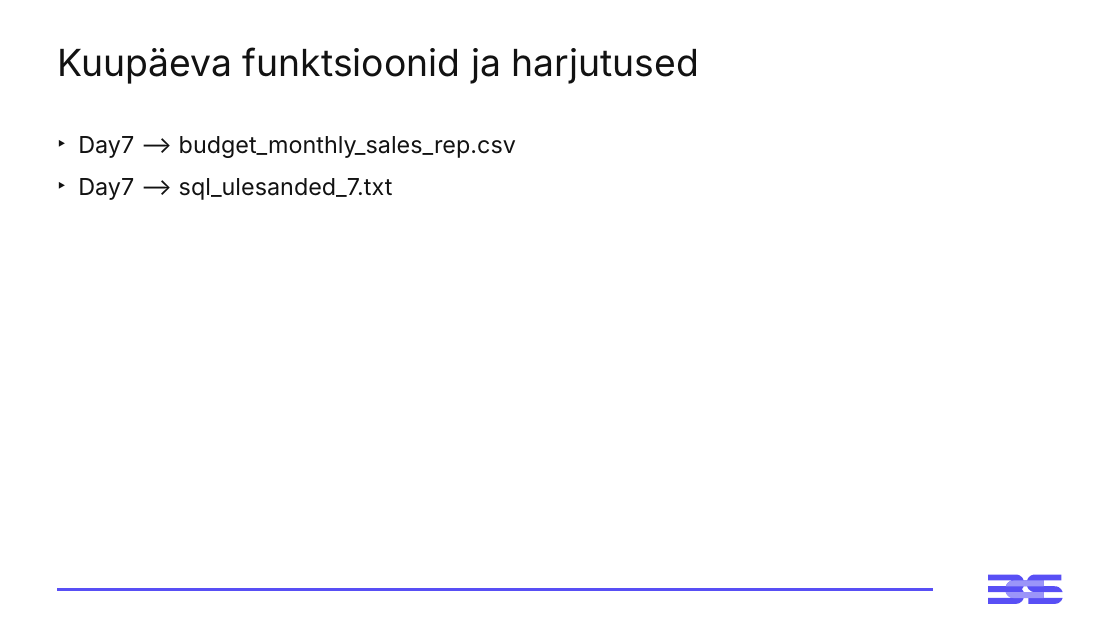
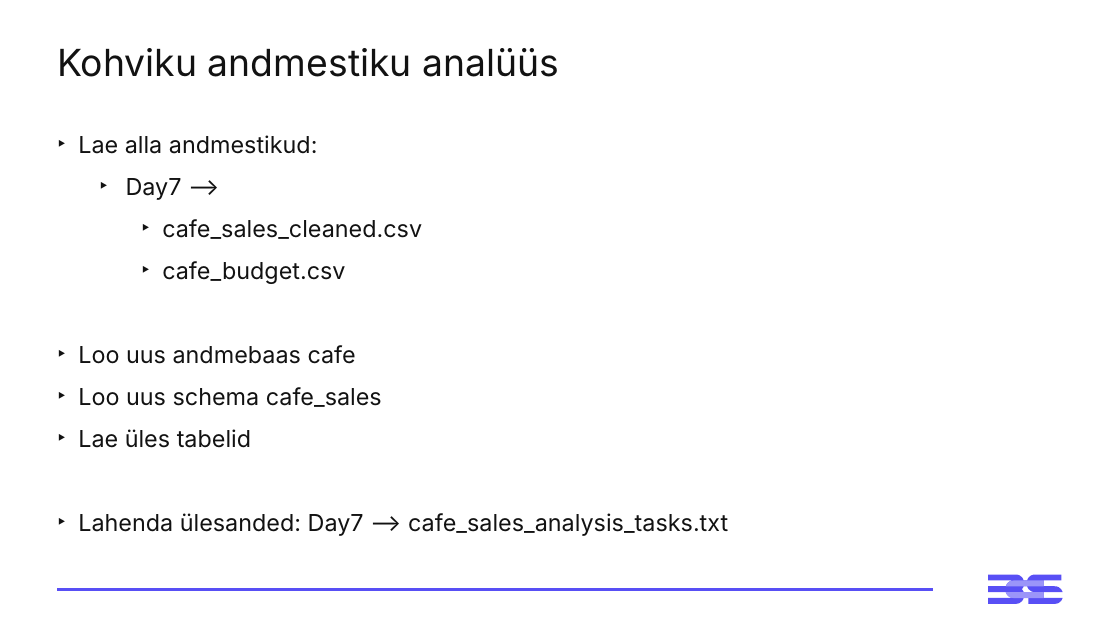
Before and after one commit to virverani/andmetarkus_2026_kevad, a slide deck: slide 3 of Day7/7-paev-andmetarkus-esitlus.pptx. Drawn at 1120x630 pixels with LibreOffice and Linux fonts; fonts in the diff are those of the drawing. Boxes give left, top, right and bottom in pixels: in the first picture for what was removed or moved away, otherwise in the second. Text is boxed around its words. In the diff, an @@ line names an element or a change of style, - is before the commit and + after.

```diff
--- a/Day7/7-paev-andmetarkus-esitlus.pptx
+++ b/Day7/7-paev-andmetarkus-esitlus.pptx
@@ title at (57, 48, 559, 77): text changed @@
-Kuupäeva funktsioonid ja harjutused
+Kohviku andmestiku analüüs
@@ text at (78, 135, 728, 536): text changed @@
-‣ Day7 --> budget_monthly_sales_rep.csv
-‣ Day7 --> sql_ulesanded_7.txt
+‣ Lae alla andmestikud:
+  ‣ Day7 -->
+    ‣ cafe_sales_cleaned.csv
+    ‣ cafe_budget.csv
+‣ Loo uus andmebaas cafe
+‣ Loo uus schema cafe_sales
+‣ Lae üles tabelid
+‣ Lahenda ülesanded: Day7 --> cafe_sales_analysis_tasks.txt
```
Also in this commit, not shown: 2 other slides changed, 1 slide removed, 7 other files.
